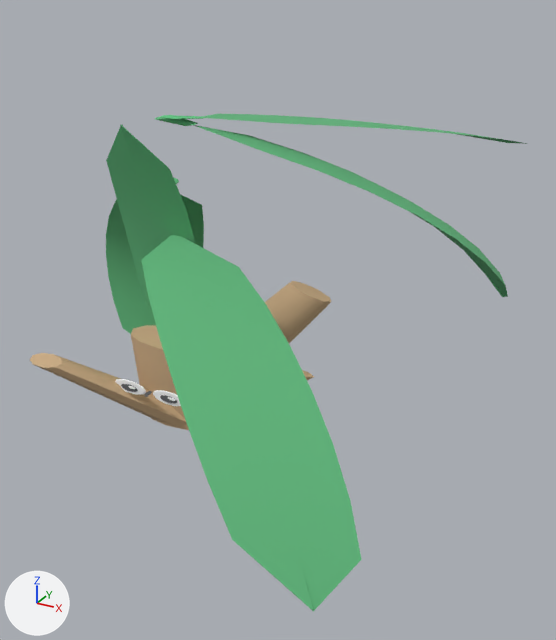
Renders of the glTF model web-forest/public/model/species/pandanus-odorifer.glb from each side of a commit.
Before and after are seen from a 50 mm lens placed at (0.957, -1.583, 1.185), pointed at (0.086, 0.002, 0.392). The lights are fixed; the arrows at lower left show +X, +Y and +Z. The first picture is the older version. Where no turn or scale is listed for an object, it has been applied to the vertices. Vertices at exactly the same position are counted once.

The first picture shows 'p0', 'p1', 'p2', 'p3', 'p4', 'p6', 'p7', 'trunk'.
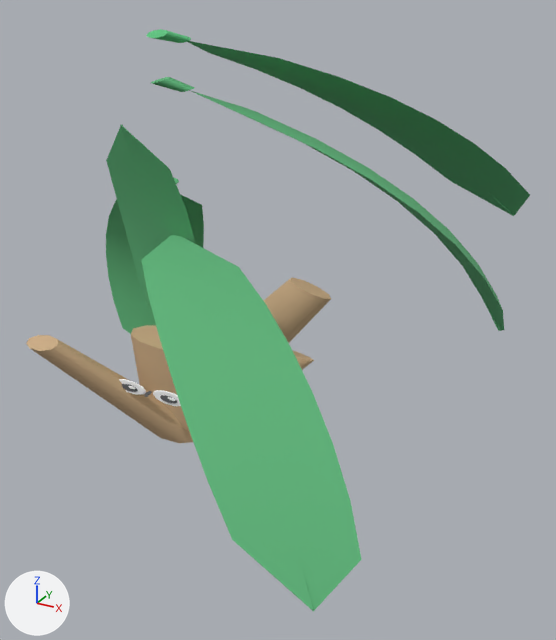
Pixel boxes (x1, y1, x2, y2) of what changed, in the pictures (556 x 640 px):
'p7', reshaped (506% taller): before (162, 114, 528, 144); after (147, 29, 530, 216)
'p6', reshaped (40% taller): before (154, 116, 508, 297); after (151, 77, 504, 331)
'p1', reshaped (6% wider, 45% taller): before (30, 353, 187, 427); after (26, 335, 193, 443)
'p0', rescaled (mostly hidden before): before (302, 370, 314, 380); after (292, 350, 314, 370)

What the commit changed:
me_mesh_1 is used by ob_p0; location (-0.258, 0.019, -0.143).
me_mesh_1 had 20 vertices, 36 faces and spanned x -0.108..0.35, y -0.049..0.217, z 0.143..0.285.
me_mesh_1 now has 20 vertices, 36 faces and spans x -0.107..0.349, y -0.049..0.217, z 0.082..0.346.
me_mesh_1 part 1: the whole mesh is scaled about its middle by (0.993, 1, 1.86).
me_mesh_2 is used by ob_p1; location (-0.258, 0.019, -0.103).
me_mesh_2 had 20 vertices, 36 faces and spanned x -0.356..0.106, y -0.241..0.039, z 0.102..0.321.
me_mesh_2 now has 20 vertices, 36 faces and spans x -0.356..0.106, y -0.246..0.043, z 0.041..0.382.
me_mesh_2 part 2: 20 of 20 vertices moved; they spanned x -0.356..0.106, y -0.241..0.039, z 0.102..0.321 and now span x -0.356..0.106, y -0.246..0.043, z 0.041..0.382; mean shift (0.0, 0.0, 0.002).
me_mesh_6 is used by ob_p6; location (-0.258, 0.019, 0.962).
me_mesh_6 had 52 vertices, 96 faces and spanned x -0.03..0.872, y -0.012..0.247, z -0.481..-0.086.
me_mesh_6 now has 52 vertices, 96 faces and spans x -0.03..0.872, y -0.019..0.252, z -0.575..0.008.
me_mesh_6 part 3: the whole mesh is multiplied about its middle by the matrix ((1.0, 0.0, 0.0), (0.0, 1.001, -0.04), (0.0, -0.012, 1.468)).
me_mesh_7 is used by ob_p7; location (-0.258, 0.019, 1.069).
me_mesh_7 had 52 vertices, 96 faces and spanned x -0.005..0.806, y -0.013..0.594, z -0.294..-0.193.
me_mesh_7 now has 52 vertices, 96 faces and spans x -0.036..0.828, y -0.013..0.594, z -0.496..0.009.
me_mesh_7 part 4: the whole mesh is multiplied about its middle by the matrix ((1.007, 0.0, -0.598), (0.0, 1.0, 0.0), (-0.043, 0.0, 4.709)).
